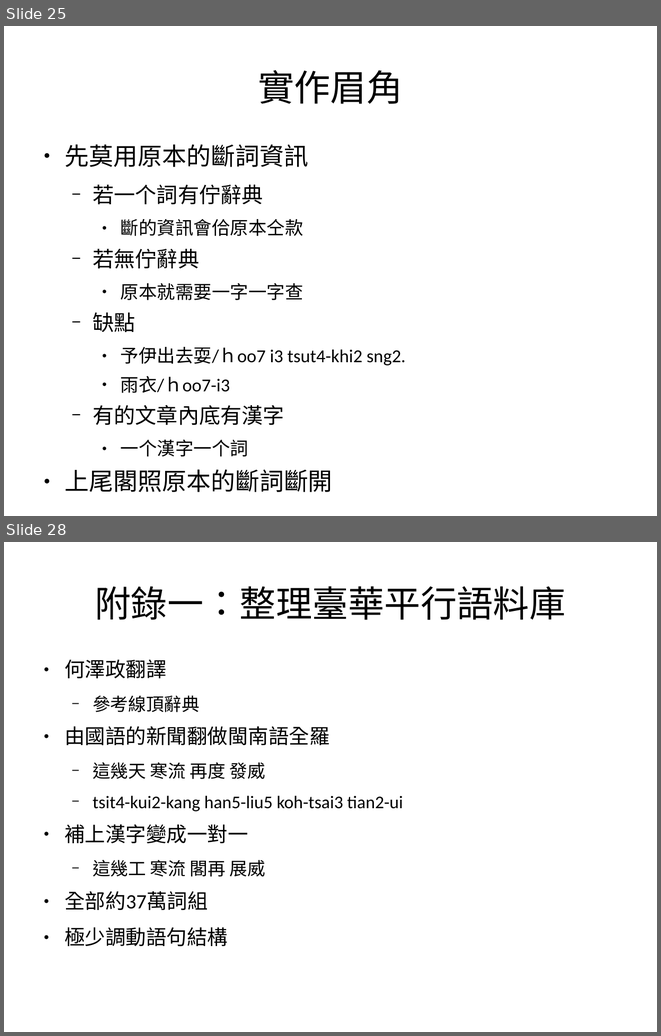
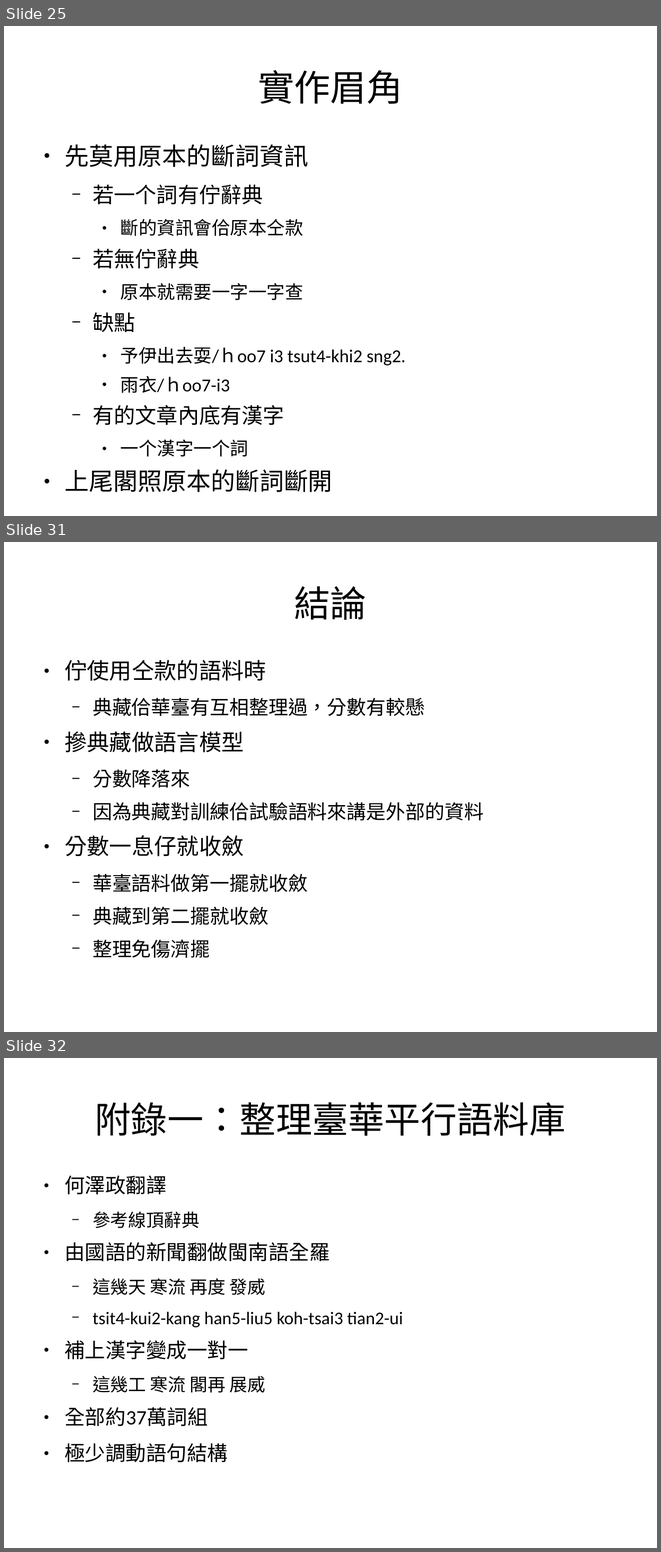
Before and after one commit to sih4sing5hong5/po3-ko3_tau5-iann2-phinn3, a slide deck: 翻譯報告.odp. Shown one above the other, each under a label of ours: slides 25 and 28 before the commit, slides 25, 31 and 32 after it; the slides between them are not shown. The pictures are 661x1036 and 661x1552 pixels, drawn with LibreOffice and Linux fonts; fonts in the diff are those of the drawing. Boxes give left, top, right and bottom in pixels: in the first picture for what was removed or moved away, otherwise in the second. Text is boxed around its words. In the diff, an @@ line names an element or a change of style, - is before the commit and + after.

Commit message:
加結論，整理流程圖拆一步一步 丞宏

```diff
--- a/翻譯報告.odp
+++ b/翻譯報告.odp
@@ slide 31 added at (4, 542, 657, 1032), background #FFFFFF @@
@@ title added at (294, 586, 367, 620), 44 pt, text #000000 @@
+結論
@@ text added at (64, 660, 484, 925), 23.8 pt, text #000000 @@
+● 佇使用仝款的語料時
+  − 典藏佮華臺有互相整理過，分數有較懸
+● 摻典藏做語言模型
+  − 分數降落來
+  − 因為典藏對訓練佮試驗語料來講是外部的資料
+● 分數一息仔就收斂
+  − 華臺語料做第一擺就收斂
+  − 典藏到第二擺就收斂
+  − 整理免傷濟擺
@@ what was slide 28 is now slide 32 @@
```
Also in this commit, not shown: 4 slides changed, 3 other slides added.
